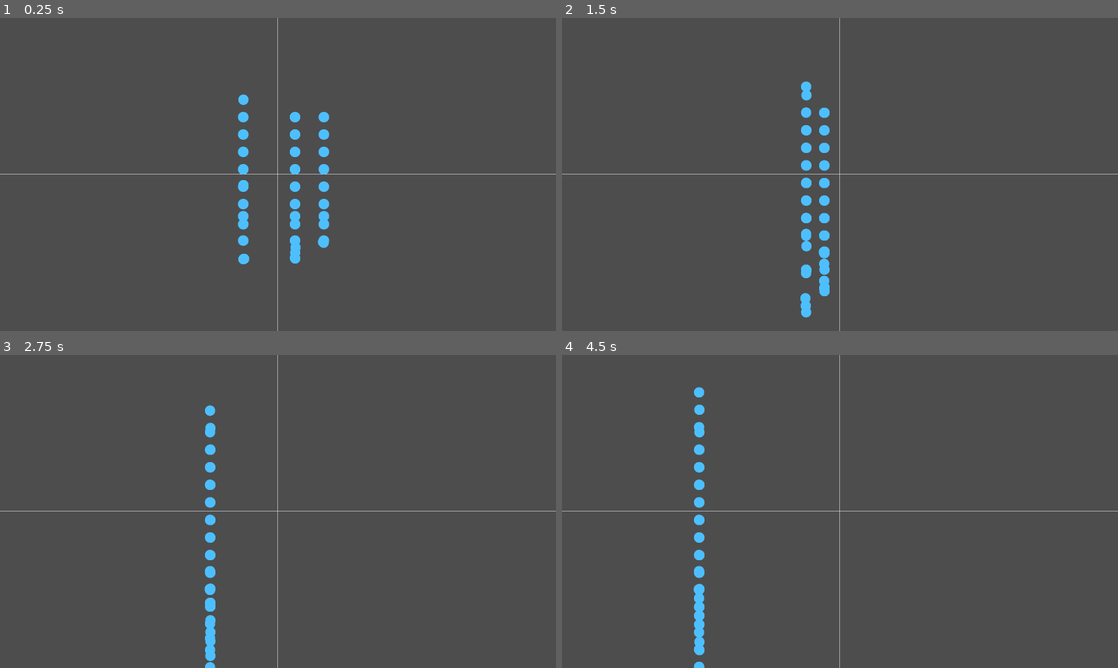
Above: before the commit, frames 1-4 (two rows, left to right).
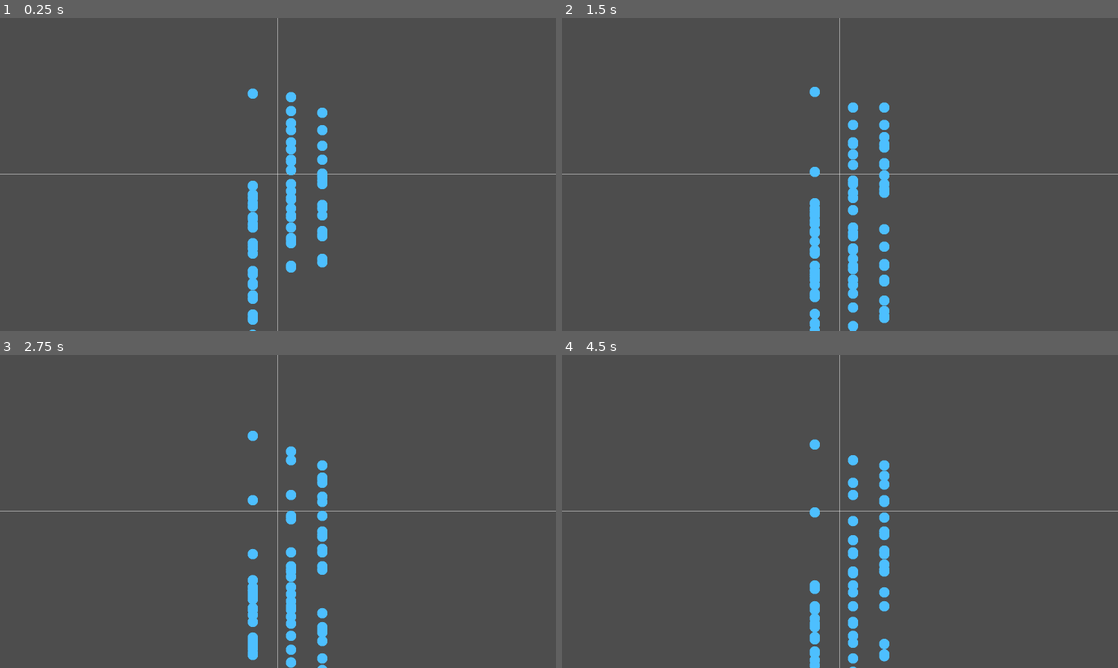
Above: after the commit, the same moments.

Repository: mrolegb/fluidsim
Game: Godot game, scene res://node_2d.tscn
Two runs of this game, one before a commit and one after it. Both use one fixed random seed, a clock stepped at 60 frames per second and the inputs below.
Inputs:
- Up to frame 1 (0.25 s): no input
- Up to frame 2 (1.5 s): no input
- Up to frame 3 (2.75 s): no input
- Up to frame 4 (4.5 s): no input

The runs differ from the first frame. In frame 1, 2.9% of the frame differs, in the area x 42-60%, y 22-100%; in frame 2, 4.0%, in the area x 42-59%, y 20-100%; in frame 3, 3.2%; in frame 4, 3.1%.

Commit message:
Small tweaks

Diff:
--- a/Test.gd
+++ b/Test.gd
@@ -3,7 +3,7 @@
 var simulation
 
 @export var droplet_radius := 15
-@export var gravitation_force := 1000.0
+@export var gravitation_force := 200.0
 
 var positions: Array[Vector2] = []
 
--- a/simulation.gd
+++ b/simulation.gd
@@ -21,8 +21,8 @@
 ) -> Vector2:
 	if current_pos.y >= viewport.y - radius * 2:
 		return current_pos
-	var updated_pos = Vector2(current_pos.x, current_pos.y + 1.0 * force * delta)
-	return updated_pos
+	var new_position = Vector2(current_pos.x, current_pos.y + 1.0 * force * delta)
+	return new_position
 
 func simulate(
 	positions: Array[Vector2],
@@ -36,11 +36,11 @@
 			if n == i:
 				continue
 			if abs(abs(positions[i].x) - abs(positions[n].x)) <= (droplet_radius * 2 + 20):
-				positions[i].x = positions[i].x + droplet_radius * 8 * signf(
+				positions[i].x = positions[i].x + droplet_radius * gravity_force / 10 * signf(
 					positions[n].x - positions[i].x
 				) * delta
 			if abs(abs(positions[i].y) - abs(positions[n].y)) <= (droplet_radius * 2 + 20):
-				positions[i].y = positions[i].y + droplet_radius * 2 * signf(
+				positions[i].y = positions[i].y + droplet_radius * gravity_force / 10 * signf(
 					positions[i].y - positions[n].y
 				) * delta
 
@@ -49,4 +49,6 @@
 			positions[i].x = positions[i].x + droplet_radius / 2.0 * delta
 		if positions[i].x >= viewport.x:
 			positions[i].x = viewport.x - droplet_radius / 2.0 * delta
-		apply_gravity(positions[i], droplet_radius, gravity_force, delta, viewport)
+
+		# GRAVITY
+		positions[i] = apply_gravity(positions[i], droplet_radius, gravity_force, delta, viewport)
